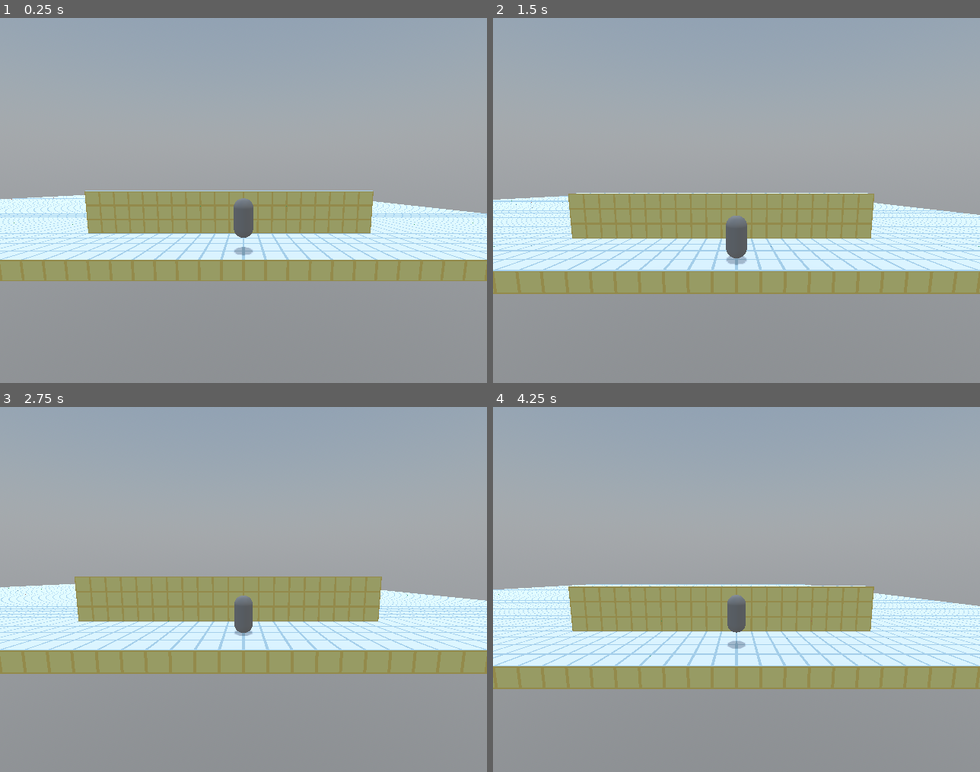
Above: before the commit, frames 1-4 (two rows, left to right).
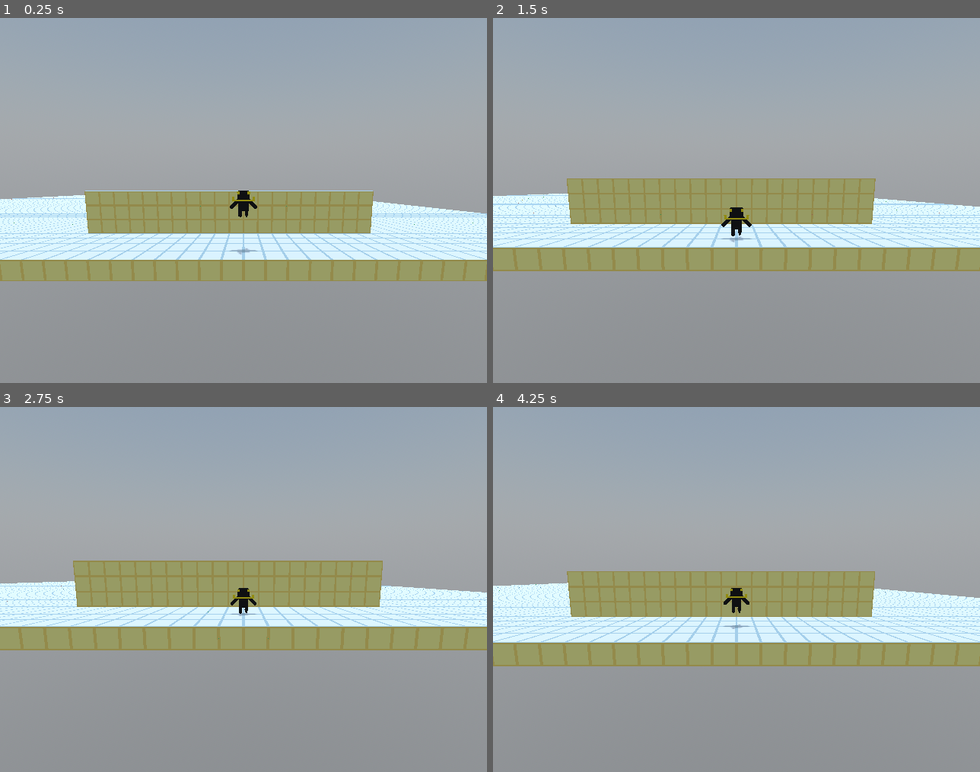
Above: after the commit, the same moments.

Repository: TechySec/The-Long-3D
Game: Godot game, scene res://rooms/test.tscn
Same seed, same stepped clock (60 frames per second), same inputs: the game is played once before the commit and once after it.
Inputs (mouse positions are in pixels of both pictures, inside the frame that each line leads up to):
- Up to frame 1 (0.25 s): no input
- Up to frame 2 (1.5 s): tap Enter at 0.5 s; move the mouse to (760, 200) at 0.52 s; hold W (forward_hop) 0.53-1.28 s; tap Tab at 0.6, 1.35 s; tap Space (jump) at 0.77 s; move the mouse to (639, 218) at 1.27 s; hold S (backwards_hop) from 1.28 s (still down)
- Up to frame 3 (2.75 s): tap Space (jump) at 1.52 s; move the mouse to (253, 582) at 2.02 s; release S (backwards_hop) at 2.03 s; hold W (forward_hop) from 2.03 s (still down); tap Tab at 2.1 s
- Up to frame 4 (4.25 s): keep holding W (forward_hop); move the mouse to (712, 662) at 2.77 s; tap Tab at 2.85, 3.6 s; tap Space (jump) at 3.02, 3.77 s; move the mouse to (775, 593) at 3.52 s

The runs differ from the first frame. In frame 1, 0.5% of the frame differs, in the area x 47-53%, y 47-65%; in frame 2, 21%; in frame 3, 20%; in frame 4, 21%, in the area x 0-100%, y 45-78%.

Commit message:
you're 5 seconds late for work boy get in the kitchen and make me some moneiayh

Diff:
--- a/models/bub/player_model.gd
+++ /dev/null
@@ -1,9 +0,0 @@
-extends Node3D
-
-@onready var animation_player:AnimationPlayer
-
-func _process(delta: float) -> void:
-	if get_parent().velocity.length_squared() >= 0.3:
-		var look_position = get_parent().global_position + Vector3(get_parent().velocity.x, 0, get_parent().velocity.z)
-		if !get_parent().global_position.is_equal_approx(look_position):
-			look_at(look_position, Vector3.UP, true)
--- a/nodes/player.tscn
+++ b/nodes/player.tscn
@@ -2,12 +2,13 @@
 
 [ext_resource type="Script" uid="uid://dv48y0fk4u4fi" path="res://scripts/player_scripts/player.gd" id="1_onrkg"]
 [ext_resource type="Script" uid="uid://b3dn0nsguyle3" path="res://scripts/player_scripts/camera.gd" id="3_i3pqv"]
-[ext_resource type="Script" uid="uid://drdd121h3fn3j" path="res://models/bub/player_model.gd" id="3_sweqy"]
+[ext_resource type="Script" uid="uid://drdd121h3fn3j" path="res://scripts/player_scripts/player_model.gd" id="3_sweqy"]
+[ext_resource type="PackedScene" uid="uid://coptjm1qx2bfl" path="res://models/sad/sad.gltf" id="4_7lbay"]
 [ext_resource type="Script" uid="uid://b1uqci7m3dgon" path="res://nodes/2dcamera.gd" id="4_hqdnm"]
 
 [sub_resource type="CapsuleShape3D" id="CapsuleShape3D_onrkg"]
-
-[sub_resource type="CapsuleMesh" id="CapsuleMesh_i3pqv"]
+radius = 0.28173828
+height = 1.373291
 
 [sub_resource type="SphereShape3D" id="SphereShape3D_hqtel"]
 radius = 0.03
@@ -18,12 +19,10 @@
 cameraHandler = NodePath("SpringArmPivot")
 
 [node name="CollisionShape3D" type="CollisionShape3D" parent="."]
+transform = Transform3D(1, 0, 0, 0, 1, 0, 0, 0, 1, 0, 0.68684083, 0)
 top_level = true
+visible = false
 shape = SubResource("CapsuleShape3D_onrkg")
-
-[node name="MeshInstance3D" type="MeshInstance3D" parent="."]
-mesh = SubResource("CapsuleMesh_i3pqv")
-script = ExtResource("3_sweqy")
 
 [node name="SpringArmPivot" type="Node3D" parent="." node_paths=PackedStringArray("top_down_camera")]
 transform = Transform3D(1, 0, 0, 0, 1, 0, 0, 0, 1, 0, 0.5, 0)
@@ -51,3 +50,8 @@
 one_shot = true
 
 [node name="RayCast3D" type="RayCast3D" parent="."]
+
+[node name="blockbench_export" parent="." instance=ExtResource("4_7lbay")]
+transform = Transform3D(-1, 0, 8.742278e-08, 0, 1, 0, -8.742278e-08, 0, -1, 0, -0.45, 0)
+script = ExtResource("3_sweqy")
+rotation_change_weight = 24.0
--- /dev/null
+++ b/scripts/player_scripts/player_model.gd
@@ -0,0 +1,34 @@
+extends Node3D
+
+@onready var animation_player:AnimationPlayer = $AnimationPlayer
+@onready var player:Player = $".."
+
+@export var rotation_change_weight := 12.0
+
+var needs_to_idle:bool = true
+var idled:bool = true
+
+func _ready() -> void:
+	animation_player.speed_scale = 3.0
+	animation_player.play("bounce")
+
+func _process(delta: float) -> void:
+	var destined_rotation := deg_to_rad(-90)
+
+	if player.velocity.x > 0: destined_rotation = deg_to_rad(-25)
+	elif player.velocity.x < 0: destined_rotation = deg_to_rad(-155)
+	else: destined_rotation = deg_to_rad(-90)
+
+	if player.velocity.x != 0 and player.is_on_floor():
+		animation_player.play("bounce")
+		position.y = -0.45
+		idled = false
+	elif not player.is_on_floor():
+		animation_player.play("animation")
+		position.y = 0.0
+	else:
+		needs_to_idle = true
+		if not idled:
+			animation_player.play("bounce")
+			position.y = -0.45
+	rotation.y = lerpf(rotation.y, destined_rotation, delta * rotation_change_weight)
Not shown, added: models/sad/sad.gltf
Not shown, added: models/sad/sad.gltf.import
Binary file added: models/sad/sad_0.png
Not shown, added: models/sad/sad_0.png.import
Binary file added: models/sad/sad_1.png
Not shown, added: models/sad/sad_1.png.import
Renamed: models/bub/player_model.gd.uid -> scripts/player_scripts/player_model.gd.uid
